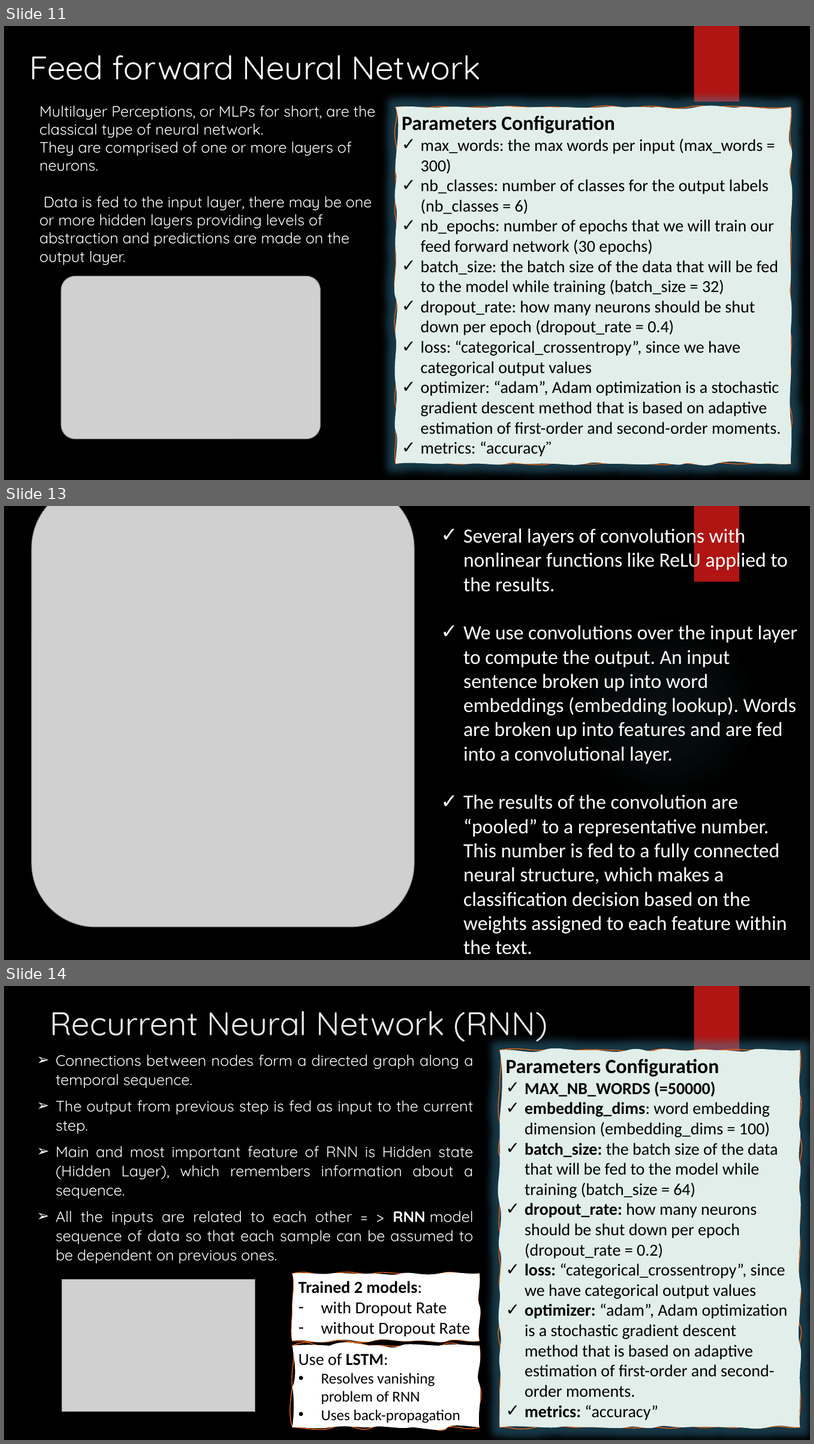
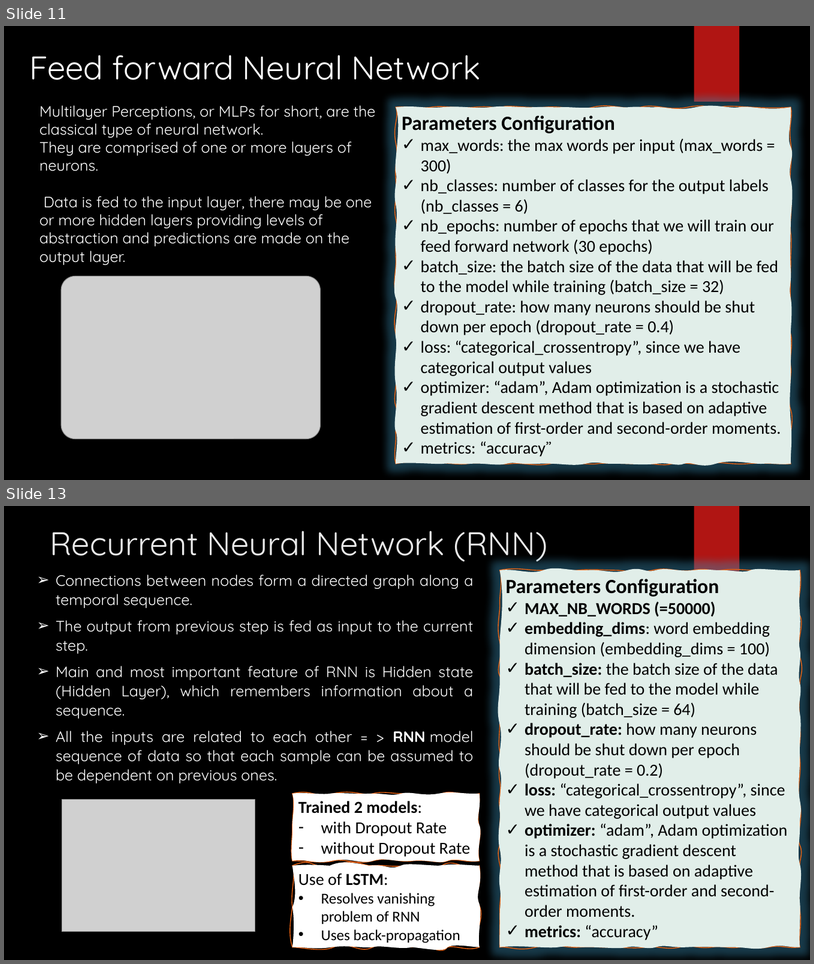
Before and after one commit to petrou1991/MachineLearning_Assignment, a slide deck: ML&CA.pptx. Shown one above the other, each under a label of ours: slides 11, 13 and 14 before the commit, slides 11 and 13 after it; the slides between them are not shown. The pictures are 814x1444 and 814x964 pixels, drawn with LibreOffice and Linux fonts; fonts in the diff are those of the drawing; grey boxes stand for pictures; background and template pictures are left out. Boxes give left, top, right and bottom in pixels: in the first picture for what was removed or moved away, otherwise in the second. Text is boxed around its words. In the diff, an @@ line names an element or a change of style, - is before the commit and + after.

```diff
--- a/ML&CA.pptx
+++ b/ML&CA.pptx
@@ slide 13 removed at [4, 506, 810, 960], background picture (left out); not listed: 2 template elements that a slide beside it also shows @@
@@ picture removed at [32, 506, 415, 927] @@
@@ text removed at [464, 526, 798, 954] @@
-✓ Several layers of convolutions with nonlinear functions like ReLU applied to the results.
-✓ We use convolutions over the input layer to compute the output. An input sentence broken up into word embeddings (embedding lookup). Words are broken up into features and are fed into a convolutional layer.
-✓ The results of the convolution are “pooled” to a representative number. This number is fed to a fully connected neural structure, which makes a classification decision based on the weights assigned to each feature within the text.
@@ what was slide 14 is now slide 13 @@
```
Also in this commit, not shown: 1 slide changed.
